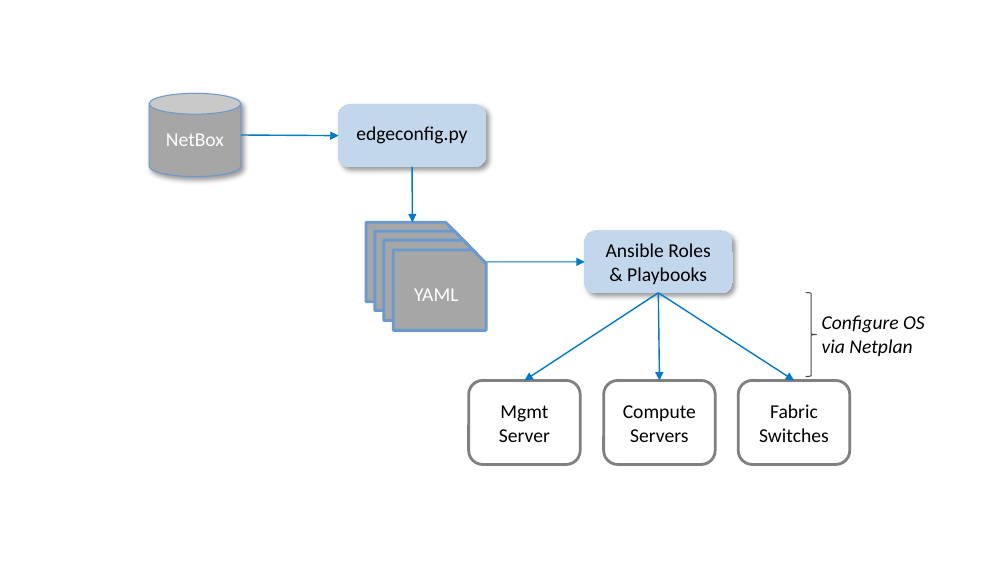
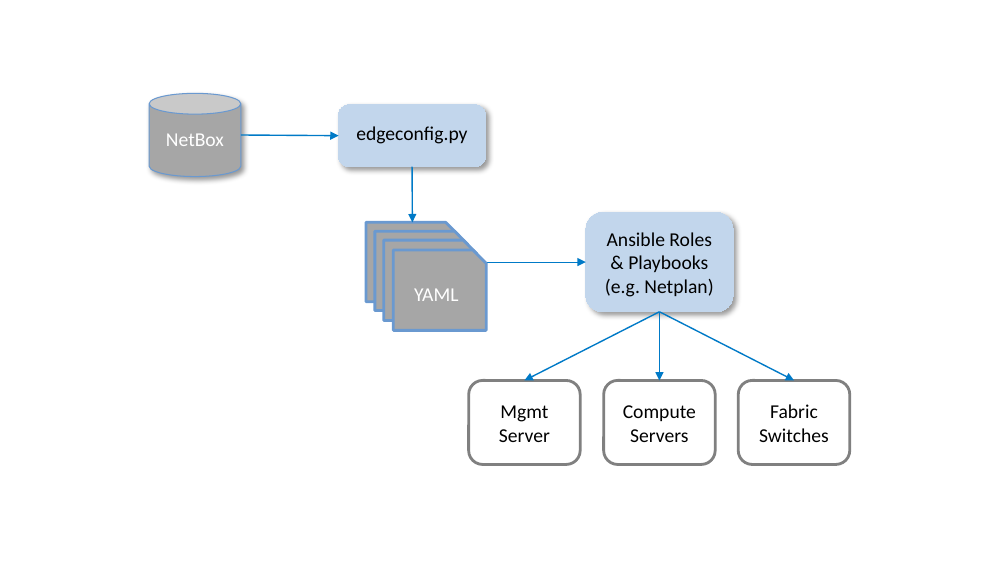
Before and after one commit to SystemsApproach/ops, a slide deck: slide 20 of figures.pptx. Drawn at 1008x567 pixels with LibreOffice and Linux fonts; fonts in the diff are those of the drawing. Boxes give left, top, right and bottom in pixels: in the first picture for what was removed or moved away, otherwise in the second. Text is boxed around its words. In the diff, an @@ line names an element or a change of style, - is before the commit and + after.

```diff
--- a/figures.pptx
+++ b/figures.pptx
@@ rounded rectangle "Ansible Roles & Playbooks" resized from (x1=585, y1=231, x2=732, y2=292) to (x1=586, y1=213, x2=733, y2=312) @@
@@ text in rounded rectangle at (x1=605, y1=279, x2=713, y2=297): paragraph added @@
+(e.g. Netplan)
@@ right brace removed at (x1=805, y1=292, x2=816, y2=376) @@
@@ arrow moved from (658, 292) - (524, 380) to (659, 311) - (524, 380) @@
@@ arrow moved from (658, 292) - (794, 380) to (659, 311) - (794, 380) @@
@@ arrow moved from (658, 292) - (659, 380) to (659, 311) - (659, 380) @@
@@ text removed at (x1=822, y1=315, x2=925, y2=356) @@
-Configure OS
-via Netplan
```
Also in this commit, not shown: 3 other files.
